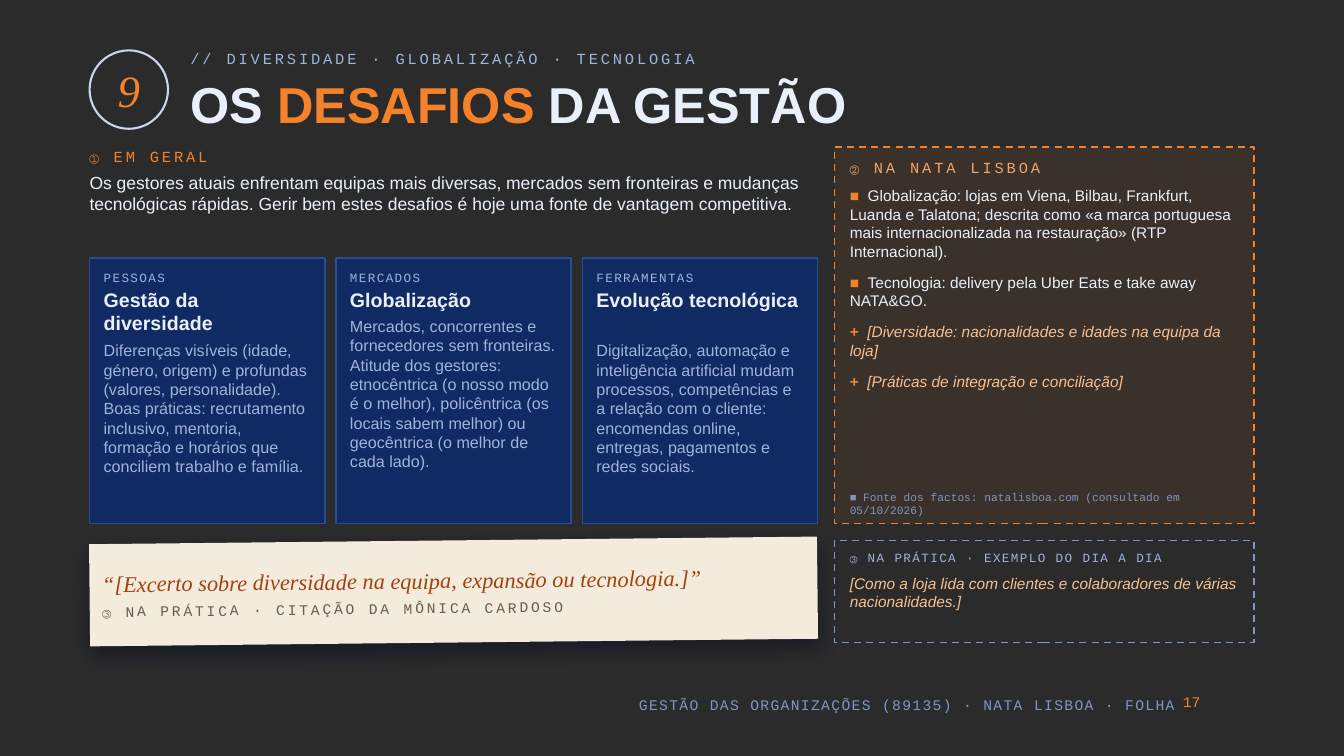
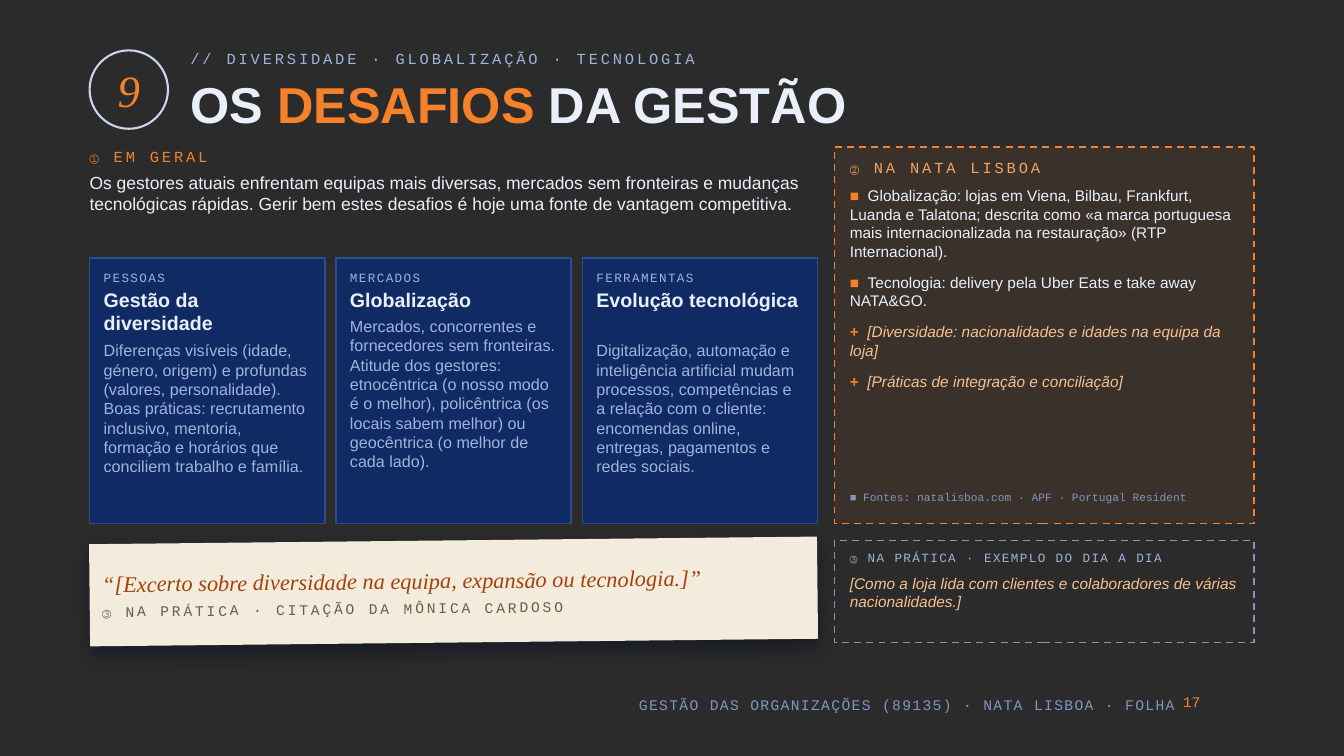
Before and after one commit to kd25gpgdw9-lang/Oceanum, a slide deck: slide 17 of apresentacao-go-89135/Nata_Lisboa_GO_89135.pptx. Drawn at 1344x756 pixels with LibreOffice and Linux fonts; fonts in the diff are those of the drawing; background and template pictures are left out; a plain dark background stands for a picture behind light text. Boxes give left, top, right and bottom in pixels: in the first picture for what was removed or moved away, otherwise in the second. Text is boxed around its words. In the diff, an @@ line names an element or a change of style, - is before the commit and + after.

```diff
--- a/apresentacao-go-89135/Nata_Lisboa_GO_89135.pptx
+++ b/apresentacao-go-89135/Nata_Lisboa_GO_89135.pptx
@@ text at (863, 493, 1187, 504): text changed @@
-■ Fonte dos factos: natalisboa.com (consultado em 05/10/2026)
+■ Fontes: natalisboa.com · APF · Portugal Resident
```
Also in this commit, not shown: 9 other slides changed, 5 other files.
